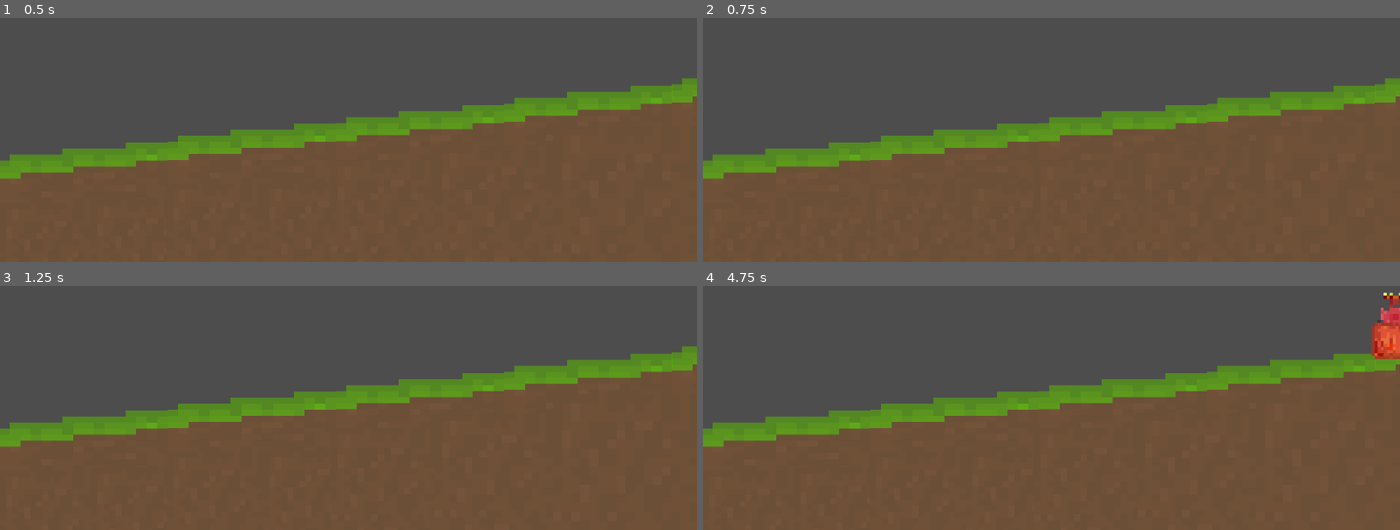
Above: before the commit, frames 1-4 (two rows, left to right).
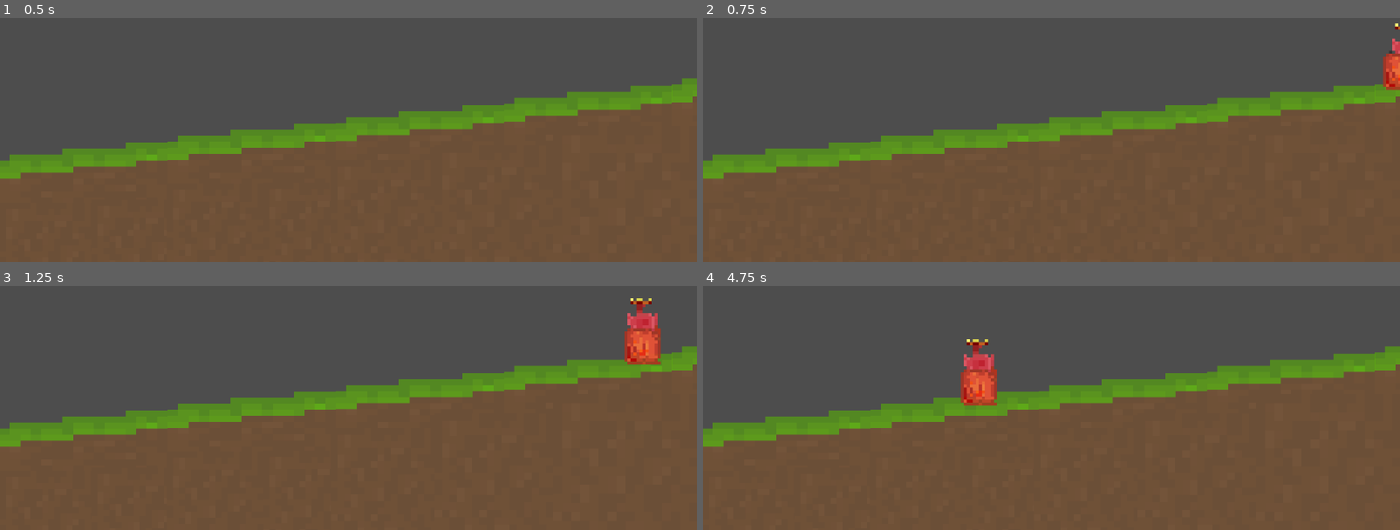
Above: after the commit, the same moments.

Repository: Reynem/jump-run-hit
Game: Godot game, scene res://main_scene.tscn
Two runs of this game, one before a commit and one after it. Both use one fixed random seed, a clock stepped at 60 frames per second and the inputs below.
Inputs:
- Up to frame 1 (0.5 s): no input
- Up to frame 2 (0.75 s): tap Enter at 0.5 s
- Up to frame 3 (1.25 s): no input
- Up to frame 4 (4.75 s): no input

Frame 1 is identical in both runs. In frame 2, 0.4% of the frame differs, in the area x 97-100%, y 2-30%; in frame 3, 1.1%; in frame 4, 2.0%, in the area x 36-100%, y 2-49%.

Commit message:
attack animation on at_end event

Diff:
--- a/enemies/flower/flower_enemy.gd
+++ b/enemies/flower/flower_enemy.gd
@@ -1,6 +1,12 @@
 extends EnemyBase
 
 @onready var animatableSprite: AnimatedSprite2D = $AnimatedSprite
+@onready var attackTimer: Timer = $AttackTimer
+
+@export var attack_time_step := 1.5
+
+var pending_state: State = State.DEFAULT
+var is_waiting_for_transition: bool = false
 
 enum State {DEFAULT, ATTACK}
 
@@ -13,21 +19,54 @@
 
 func _ready() -> void:
 	snap_to_current()
+	# Подключение сигналов
 	animatableSprite.animation_finished.connect(_on_animation_finished)
+	animatableSprite.animation_looped.connect(_on_animation_looped)
+
+	attackTimer.timeout.connect(attackAnimation)
 	animatableSprite.play(stateToString[state])
 
+func move_next() -> void:
+	super()
+	# Проверка: не в режиме атаки и таймер еще не запущен
+	if (current_index + 1 >= grass_nodes.size()
+		and state == State.DEFAULT
+		and not is_waiting_for_transition
+		and attackTimer.is_stopped()
+	):
+		_start_attack_timer()
+
+func _start_attack_timer() -> void:
+	attackTimer.start(attack_time_step * randf_range(0.85, 1))
+
 func attackAnimation() -> void:
-	if state == State.ATTACK:
+	request_state_change(State.ATTACK)
+
+func request_state_change(new_state: State) -> void:
+	if state == new_state:
 		return
-	state = State.ATTACK
-	_set_animation(state)
+
+	pending_state = new_state
+	is_waiting_for_transition = true
+	print("Запрос на смену состояния: ", stateToString[new_state])
+
+func _on_animation_looped() -> void:
+	if is_waiting_for_transition:
+		_apply_transition()
 
 func _on_animation_finished() -> void:
-	state = State.DEFAULT
+	if state != State.DEFAULT:
+		state = State.DEFAULT
+		_set_animation(state)
+
+func _apply_transition() -> void:
+	state = pending_state
 	_set_animation(state)
+	is_waiting_for_transition = false
+	print("Состояние изменено на: ", stateToString[state])
 
 func _set_animation(new_state: State) -> void:
 	animatableSprite.play(stateToString[new_state])
 
-func _process(delta: float) -> void:
+func _process(_delta: float) -> void:
 	move_next()
--- a/enemies/flower/flower_enemy.tscn
+++ b/enemies/flower/flower_enemy.tscn
@@ -74,10 +74,15 @@
 [node name="FlowerEnemy" type="Node2D" unique_id=1269448480]
 scale = Vector2(5, 5)
 script = ExtResource("1_ercr5")
+attack_time_step = 3.0
 offset = Vector2(25, -75)
-time_before_movement = 4.0
 
 [node name="AnimatedSprite" type="AnimatedSprite2D" parent="." unique_id=1458996730]
 texture_filter = 1
 sprite_frames = SubResource("SpriteFrames_scoxc")
-frame = 2
+animation = &"attack"
+frame = 4
+frame_progress = 1.0
+
+[node name="AttackTimer" type="Timer" parent="." unique_id=575652553]
+one_shot = true
--- a/main_scene.gd
+++ b/main_scene.gd
@@ -13,8 +13,3 @@
 	grass.reverse()
 	enemy.set_grass(grass)
 	add_child(enemy)
-
-
-# Called every frame. 'delta' is the elapsed time since the previous frame.
-func _process(delta: float) -> void:
-	pass
--- a/scripts/EnemyScript.gd
+++ b/scripts/EnemyScript.gd
@@ -4,7 +4,7 @@
 
 @export var move_duration := 1.5
 @export var offset := Vector2.ZERO
-@export var time_before_movement := 0.1
+@export var movement_time_step := 0.1
 
 var current_index := 0
 var is_moving := false
@@ -33,7 +33,7 @@
 func _start_move_with_delay() -> void:
 	is_moving = true
 
-	await get_tree().create_timer(time_before_movement).timeout
+	await get_tree().create_timer(movement_time_step).timeout
 
 	_move_to_current()
 
